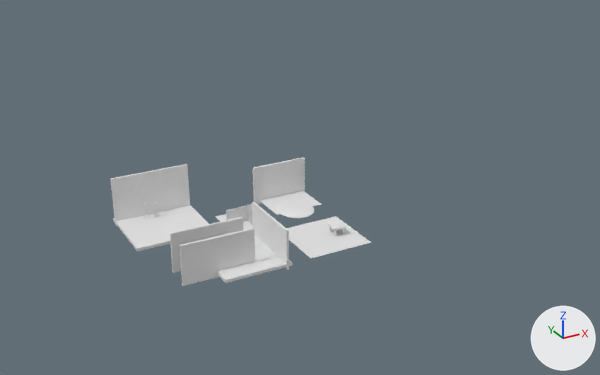
Two versions of the Blender file scenes/sets.blend, one commit apart.
One viewpoint serves both versions: a camera (50 mm lens) standing at (-216.0, -480.0, 256.0) and looking at (53.0, 10.0, 11.0). Every picture has the same lights, and +X, +Y and +Z are marked at lower right.

The first picture shows 'Coast', 'Dungeon', 'Guards', 'Table'.
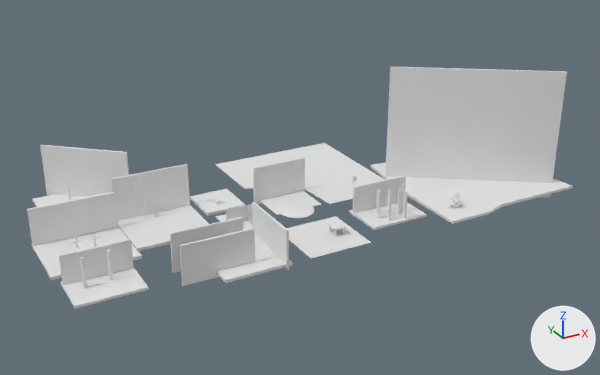
The change, as a diff of the scene's bpy script:
```diff
--- a/scenes/sets.blend.py
+++ b/scenes/sets.blend.py
@@ me_forest @@
+me_forest.from_pydata(...)  # 2098 vertices, 1914 faces; spans x -1.0..1.6, y -1.0..1.2, z -1.0..39.5
@@ me_coastguards @@
+me_coastguards.from_pydata(...)  # 1500 vertices, 1314 faces; spans x -2.0..2.4, y -1.4..1.9, z -1.6..16.4
@@ me_oar @@
+me_oar.from_pydata(...)  # 400 vertices, 308 faces; spans x -1.0..1.0, y -0.5..1.0, z -2.3..25.8
@@ me_ship @@
+me_ship.from_pydata(...)  # 392 vertices, 334 faces; spans x -0.7..4.1, y -1.0..4.2, z -11.5..89.3
@@ me_crate @@
+me_crate.from_pydata(...)  # 72 vertices, 50 faces; spans x -1.0..1.0, y -1.0..1.0, z -1.0..3.03
@@ me_deepwoods @@
+me_deepwoods.from_pydata(...)  # 465 vertices, 250 faces; spans x -1.0..1.0, y -0.5..1.0, z -4.3..26.2
@@ me_raft @@
+me_raft.from_pydata(...)  # 121 vertices, 87 faces; spans x -4.93..2.73, y -0.13..7.14, z -0.82..6.76
@@ ob_forest @@
+ob_forest = bpy.data.objects.new('Forest', me_forest)
+ob_forest.location = (-94.9, 79.9, 0.0)
+ob_forest.scale = (23.9, 28.0, 1.0)
@@ ob_coastguards @@
+ob_coastguards = bpy.data.objects.new('Coastguards', me_coastguards)
+ob_coastguards.location = (-108.9, 6.0, 0.3)
+ob_coastguards.scale = (13.5, 15.3, 1.62)
@@ ob_oar @@
+ob_oar = bpy.data.objects.new('Oar', me_oar)
+ob_oar.location = (-108.8, -45.9, 0.1)
+ob_oar.scale = (22.3, 22.0, 0.821)
@@ ob_ship @@
+ob_ship = bpy.data.objects.new('Ship', me_ship)
+ob_ship.location = (148.1, -42.7, 0.0)
+ob_ship.scale = (24.9, 30.3, 1.0)
@@ ob_crate @@
+ob_crate = bpy.data.objects.new('Crate', me_crate)
+ob_crate.location = (0.0, 38.9, 0.0)
+ob_crate.scale = (15.1, 16.6, 1.0)
@@ ob_deepwoods @@
+ob_deepwoods = bpy.data.objects.new('Deepwoods', me_deepwoods)
+ob_deepwoods.location = (98.8, -44.2, 0.0)
+ob_deepwoods.scale = (22.3, 22.0, 0.821)
@@ ob_raft @@
+ob_raft = bpy.data.objects.new('Raft', me_raft)
+ob_raft.location = (94.2, -2.8, 0.3)
+ob_raft.scale = (13.5, 15.3, 1.62)
```

Changed parts and their boxes (x1, y1, x2, y2) in the pictures (600 x 375 px):
'Ship', added: after (371, 66, 573, 224)
'Coastguards', added: after (27, 192, 142, 280)
'Oar', added: after (59, 239, 149, 309)
'Raft', added: after (215, 143, 384, 204)
'Forest', added: after (33, 145, 129, 207)
'Deepwoods', added: after (349, 175, 427, 230)
'Crate', added: after (190, 189, 246, 216)
